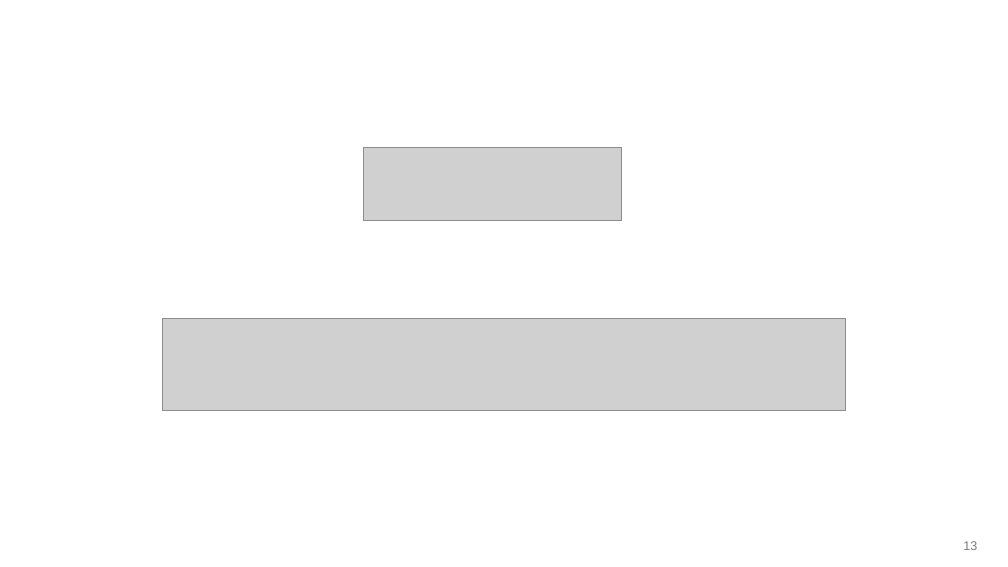
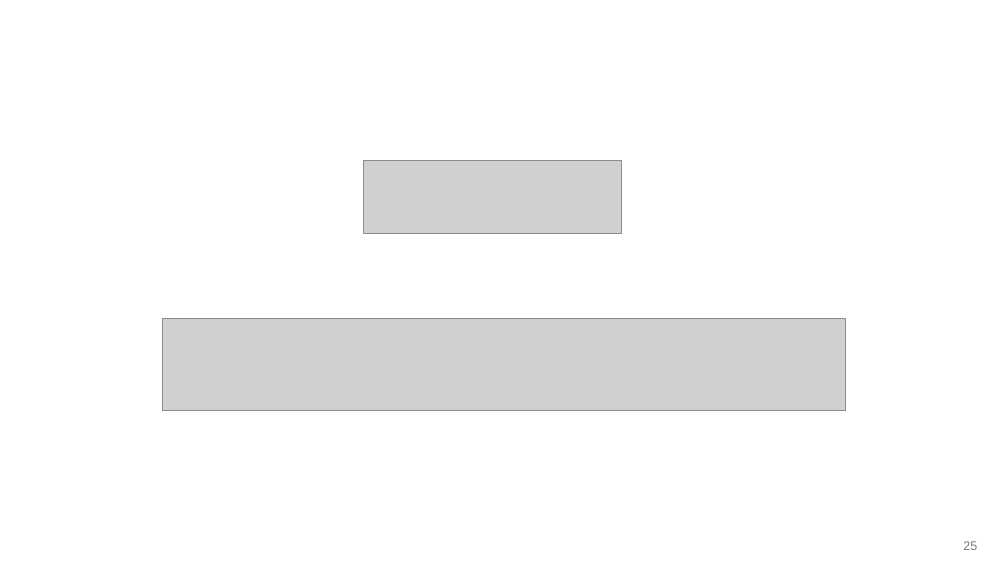
Before and after one commit to Knightowl808/Cocoa, a slide deck: slide 25 of 17_03_26_Bleher.pptx (slide 13 before the commit). Drawn at 1008x567 pixels with LibreOffice and Linux fonts; fonts in the diff are those of the drawing; grey boxes stand for pictures; background and template pictures are left out. Boxes give left, top, right and bottom in pixels: in the first picture for what was removed or moved away, otherwise in the second. Text is boxed around its words. In the diff, an @@ line names an element or a change of style, - is before the commit and + after.

```diff
--- a/17_03_26_Bleher.pptx
+++ b/17_03_26_Bleher.pptx
@@ picture: place and size @@
-picture at [363, 147, 621, 221]
+picture at [364, 160, 622, 234]
@@ page number at [963, 541, 977, 550]: text changed @@
-13
+25
```
Also in this commit, not shown: 7 other slides changed, 2 slides added, 1 slide removed.
